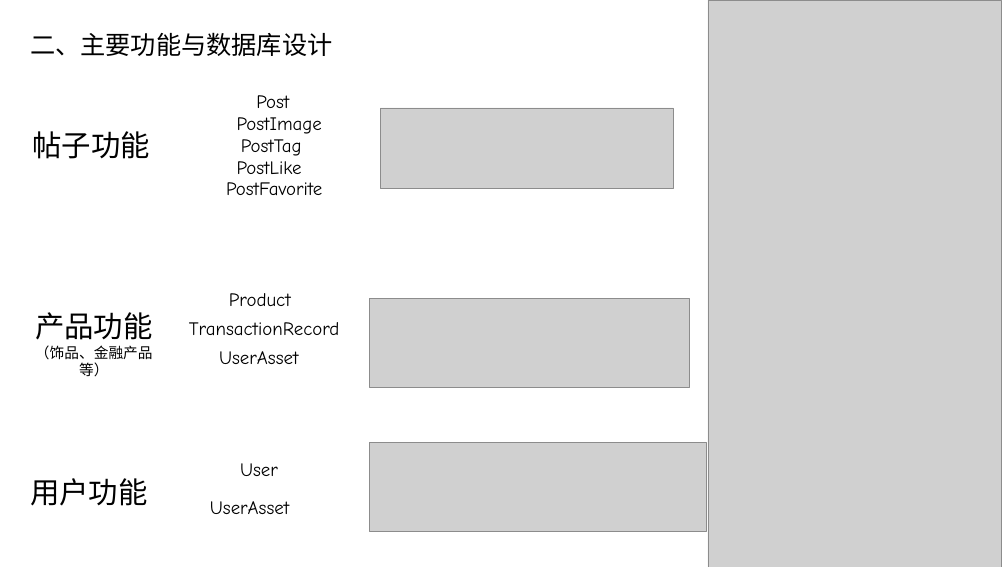
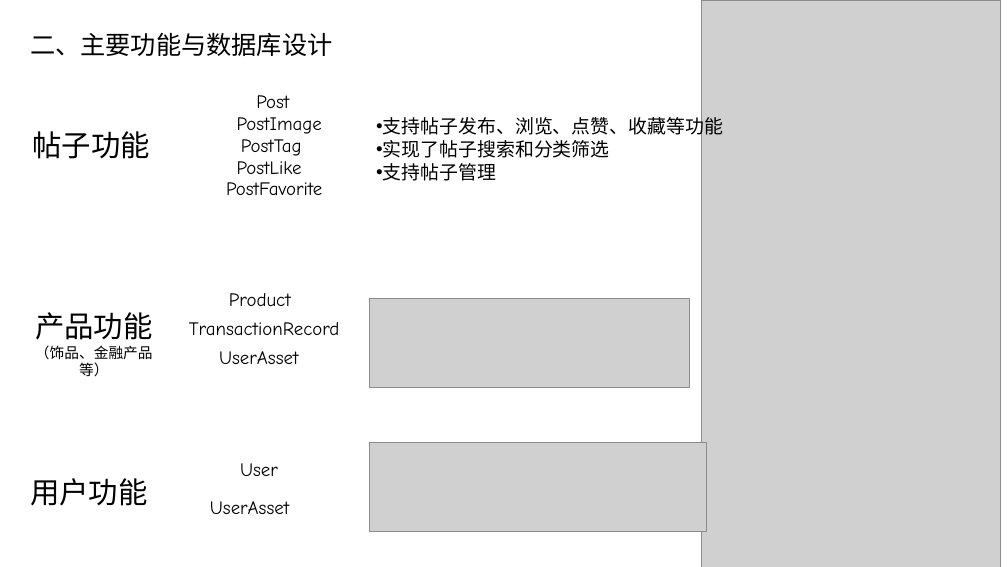
Before and after one commit to 57UU/southern_money, a slide deck: slide 3 of report/数据库演示.pptx. Drawn at 1008x567 pixels with LibreOffice and Linux fonts; fonts in the diff are those of the drawing; grey boxes stand for pictures. Boxes give left, top, right and bottom in pixels: in the first picture for what was removed or moved away, otherwise in the second. Text is boxed around its words. In the diff, an @@ line names an element or a change of style, - is before the commit and + after.

```diff
--- a/report/数据库演示.pptx
+++ b/report/数据库演示.pptx
@@ picture: place and size @@
-picture at box(708, 0, 1001, 567)
+picture at box(702, 0, 1001, 567)
@@ picture removed at box(380, 108, 674, 188) @@
@@ text added at box(383, 114, 723, 181), 18 pt, text #000000 @@
+• 支持帖子发布、浏览、点赞、收藏等功能
+• 实现了帖子搜索和分类筛选
+• 支持帖子管理
```
Also in this commit, not shown: 3 other slides changed, 1 slide added, 1 other file.
